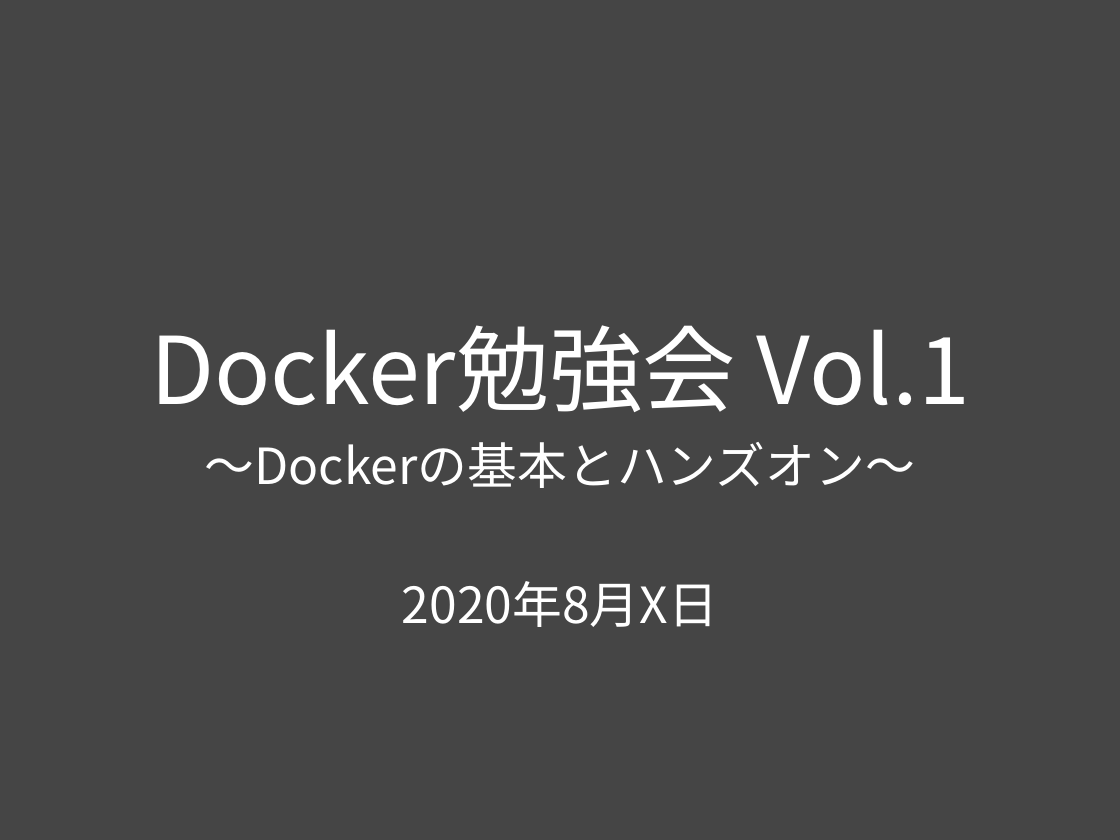
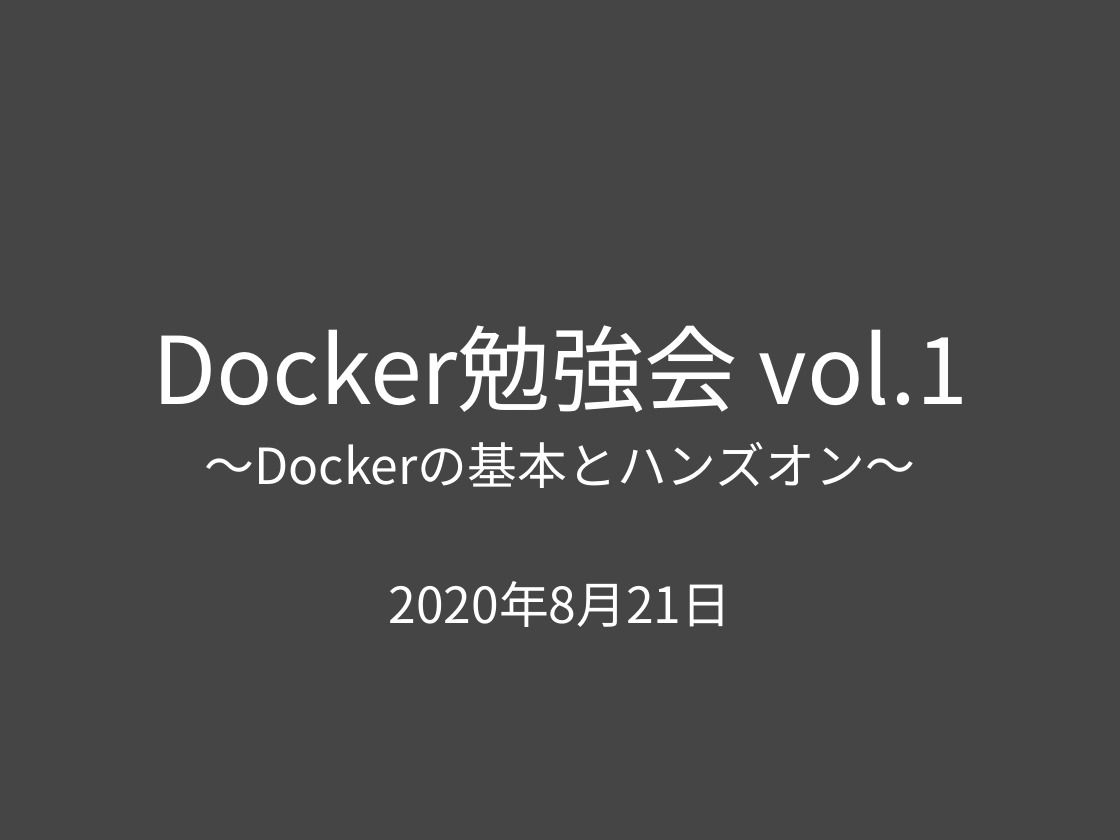
Before and after one commit to msntts/workshop_docker, a slide deck: slide 1 of docker勉強会Vol1.pptx. Drawn at 1120x840 pixels with LibreOffice and Linux fonts; fonts in the diff are those of the drawing. Boxes give left, top, right and bottom in pixels: in the first picture for what was removed or moved away, otherwise in the second. Text is boxed around its words. In the diff, an @@ line names an element or a change of style, - is before the commit and + after.

```diff
--- a/docker勉強会Vol1.pptx
+++ b/docker勉強会Vol1.pptx
@@ title at <box>152,325,968,412</box>: text changed @@
-Docker勉強会 Vol.1
+Docker勉強会 vol.1
@@ subtitle at <box>388,581,731,627</box>: text changed @@
-2020年8月X日
+2020年8月21日
```
Also in this commit, not shown: 8 other slides changed, 6 slides added, 1 slide removed.
